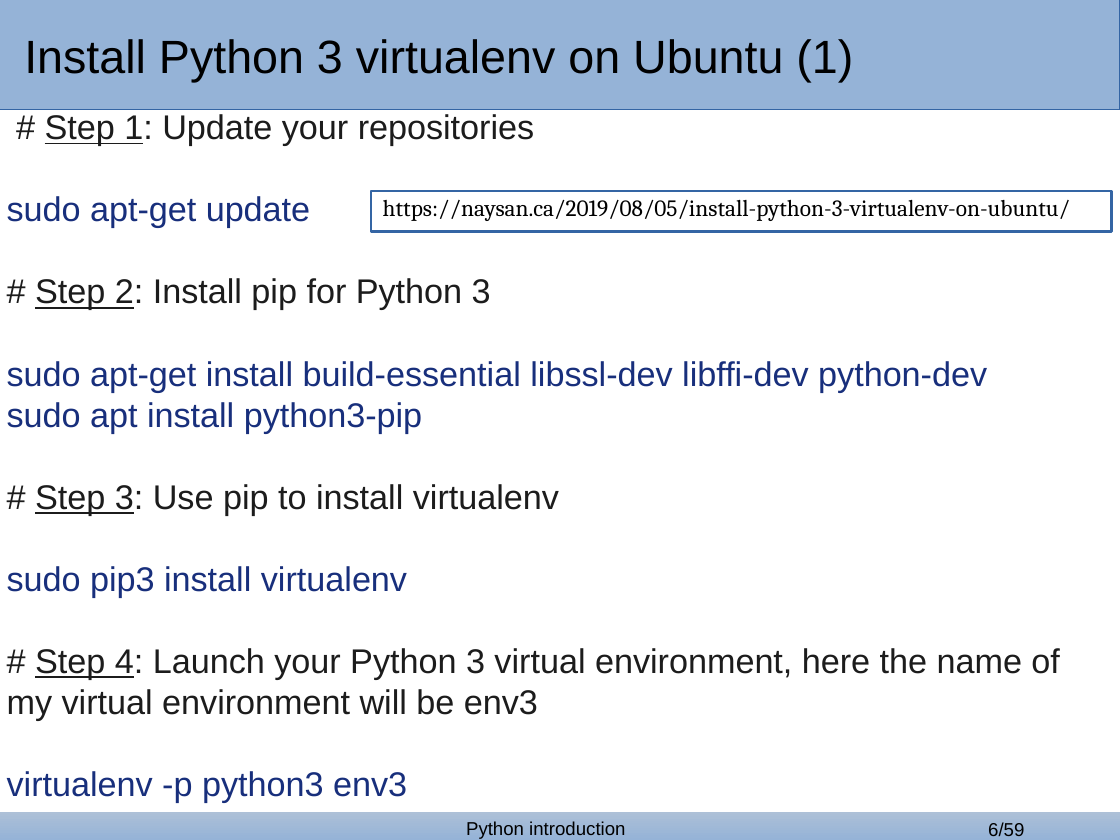
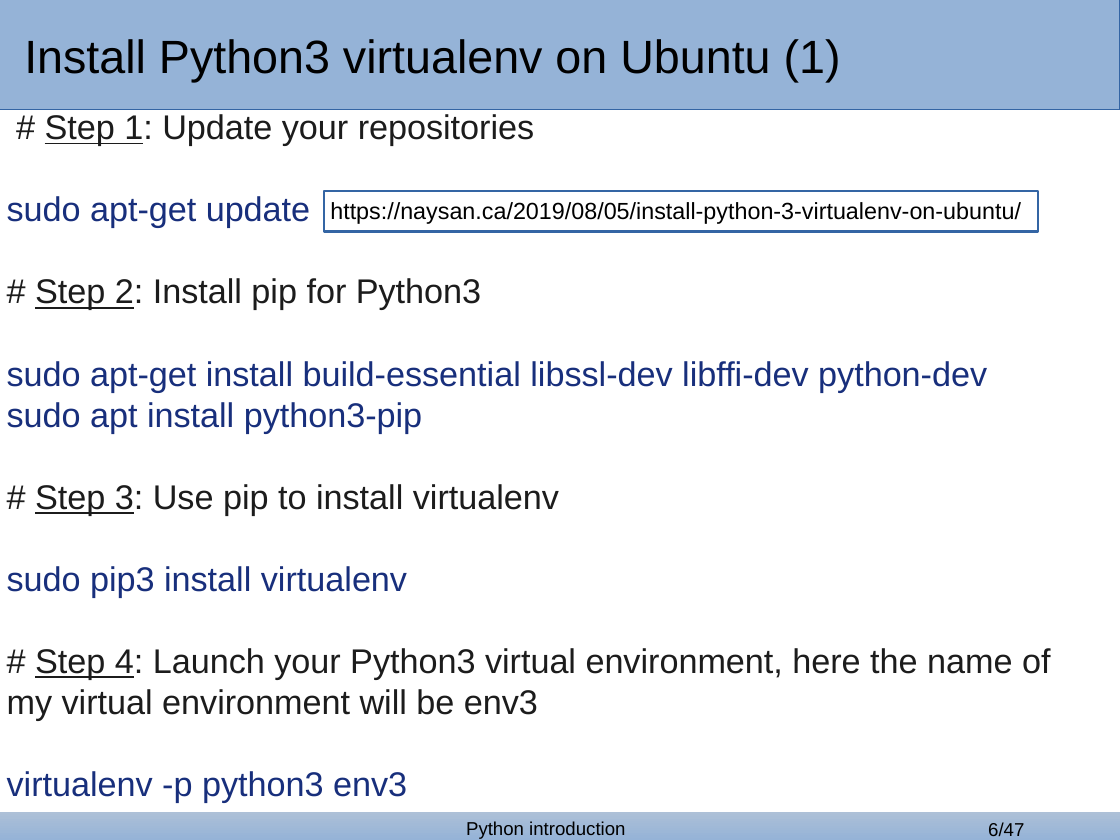
Before and after one commit to bertocco/abilita_info_units_1920, a slide deck: slide 6 of lezioni/python_lessons/python_1_covid.odp. Drawn at 1120x840 pixels with LibreOffice and Linux fonts; fonts in the diff are those of the drawing; background and template pictures are left out. Boxes give left, top, right and bottom in pixels: in the first picture for what was removed or moved away, otherwise in the second. Text is boxed around its words. In the diff, an @@ line names an element or a change of style, - is before the commit and + after.

```diff
--- a/lezioni/python_lessons/python_1_covid.odp
+++ b/lezioni/python_lessons/python_1_covid.odp
@@ text in rectangle at (x1=24, y1=39, x2=841, y2=82): spaces changed @@
-Install Python 3 virtualenv on Ubuntu (1)
+Install Python3 virtualenv on Ubuntu (1)
@@ text "https://naysan.ca/2019/08/05/install-python-3-virtualenv-on- ..." moved from (x1=383, y1=200, x2=1070, y2=221) to (x1=330, y1=202, x2=1021, y2=224) @@
@@ text "https://naysan.ca/2019/08/05/install-python-3-virtualenv-on- ..." at (x1=330, y1=202, x2=1021, y2=224): font Cambria to Arial @@
@@ rectangle resized from (x1=371, y1=190, x2=1111, y2=231) to (x1=325, y1=190, x2=1038, y2=231) @@
@@ text at (x1=35, y1=278, x2=481, y2=310): spaces changed @@
-# Step 2: Install pip for Python 3
+# Step 2: Install pip for Python3
@@ text at (x1=7, y1=648, x2=1050, y2=721): spaces changed @@
-# Step 4: Launch your Python 3 virtual environment, here the name of my virtual environment will be env3
+# Step 4: Launch your Python3 virtual environment, here the name of my virtual environment will be env3
@@ page number at (x1=988, y1=822, x2=1024, y2=836): text changed @@
-6/59
+6/47
```
Also in this commit, not shown: 29 other slides changed, 12 slides removed.
